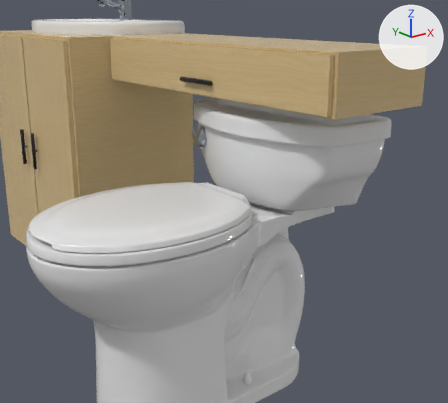
The Blender file 3d_models/table_sink/table_sink1.blend: old version first, new version second.
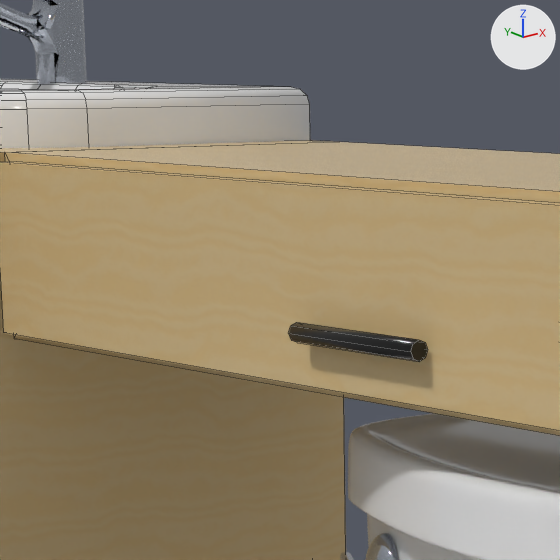
Each version is shown from a 50 mm lens placed at (-0.829, -1.678, 0.787), pointed at (-0.088, -0.751, 0.416), then close up on the part from 25% to 54% of the width and 0% to 33% of the height. Every picture has the same lights, and +X, +Y and +Z are marked at upper right. The close-ups show mesh edges as thin lines.

The scene before the commit, as lines of its bpy script (objects in view):
```python
me_cube = bpy.data.meshes.new('Cube')
me_cube.from_pydata(...)  # 376 vertices, 309 faces, 1 loose edge; spans x -1.0..1.0, y -1.0..1.0, z 0.47..1.0
me_cube.polygons.foreach_set('use_smooth', [True] * 309)
me_cube.materials.append(mat_ceramic_white)  # white #e7e7e7
me_cube_002 = bpy.data.meshes.new('Cube.002')
me_cube_002.from_pydata(...)  # 24 vertices, 20 faces; spans x -1.24..0.0, y -4.77..-2.0, z 1.71..2.0
me_cube_002.materials.append(mat_wood_plain_ligth)
me_cylinder_001 = bpy.data.meshes.new('Cylinder.001')
me_cylinder_001.from_pydata(...)  # an 8-sided cylinder along z spanning x -0.005..0.005, y -0.005..0.005, z 0.383..0.463; an 8-sided cylinder along y spanning x -0.01..0.01, y -0.098..0.098, z 0.32..0.405
for i in [*range(0, 6), 7, 8, *range(10, 16), 17, 18]: me_cylinder_001.polygons[i].use_smooth = True
me_cylinder_001.materials.append(mat_metal_black_opaque)  # black #111111
ob_handle_003 = bpy.data.objects.new('handle.003', me_cylinder_001)
ob_handle_003.location = (-0.1287, -0.6576, 0.6459)
ob_handle_003.rotation_euler = (3.142, -1.571, 0.0)  # degrees (180, -90, 0)
ob_handle_003.scale = (0.5, 0.5, 0.118)
ob_table_001 = bpy.data.objects.new('table.001', me_cube_002)
ob_table_001.location = (0.1695, 0.2275, 0.0)
ob_table_001.scale = (0.2, 0.26, 0.36)
ob_washer = bpy.data.objects.new('washer', me_cube)
ob_washer.location = (0.0222, -0.0325, 0.5236)
ob_washer.scale = (0.146, 0.229, 0.229)
# also in view: 'toilet' at (-0.156, -0.737, 0.292); 'table' at (-0.011, -0.033, 0.4); 'sink' at (0.088, -0.032, 0.788)
```
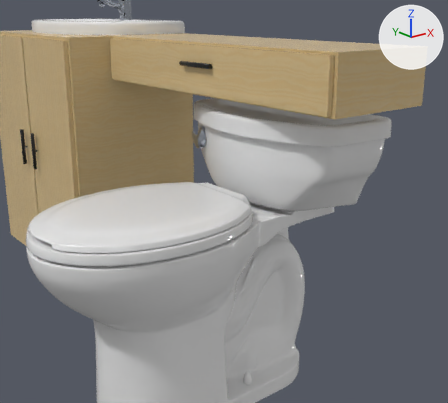
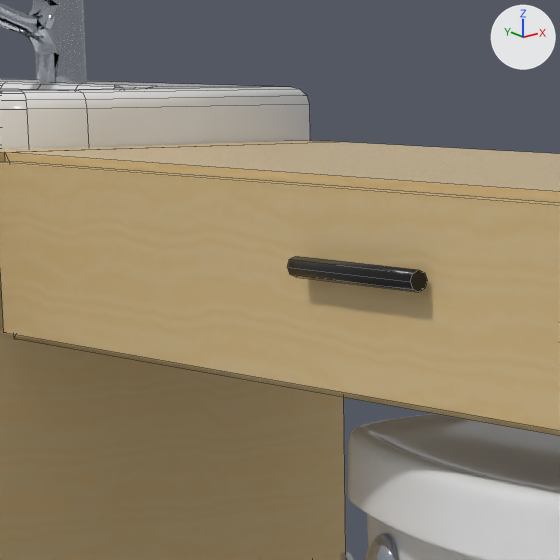
What the commit changed:
Object 'handle.003' (ob_handle_003) moves from (-0.1287, -0.6576, 0.6459) to (-0.1287, -0.6576, 0.6775).

Location of each change, [x1, y1, x2, y2] in pixels of the close-ups (560 x 560 px):
'handle.003', moved: before [289, 322, 428, 362]; after [287, 256, 427, 292]
